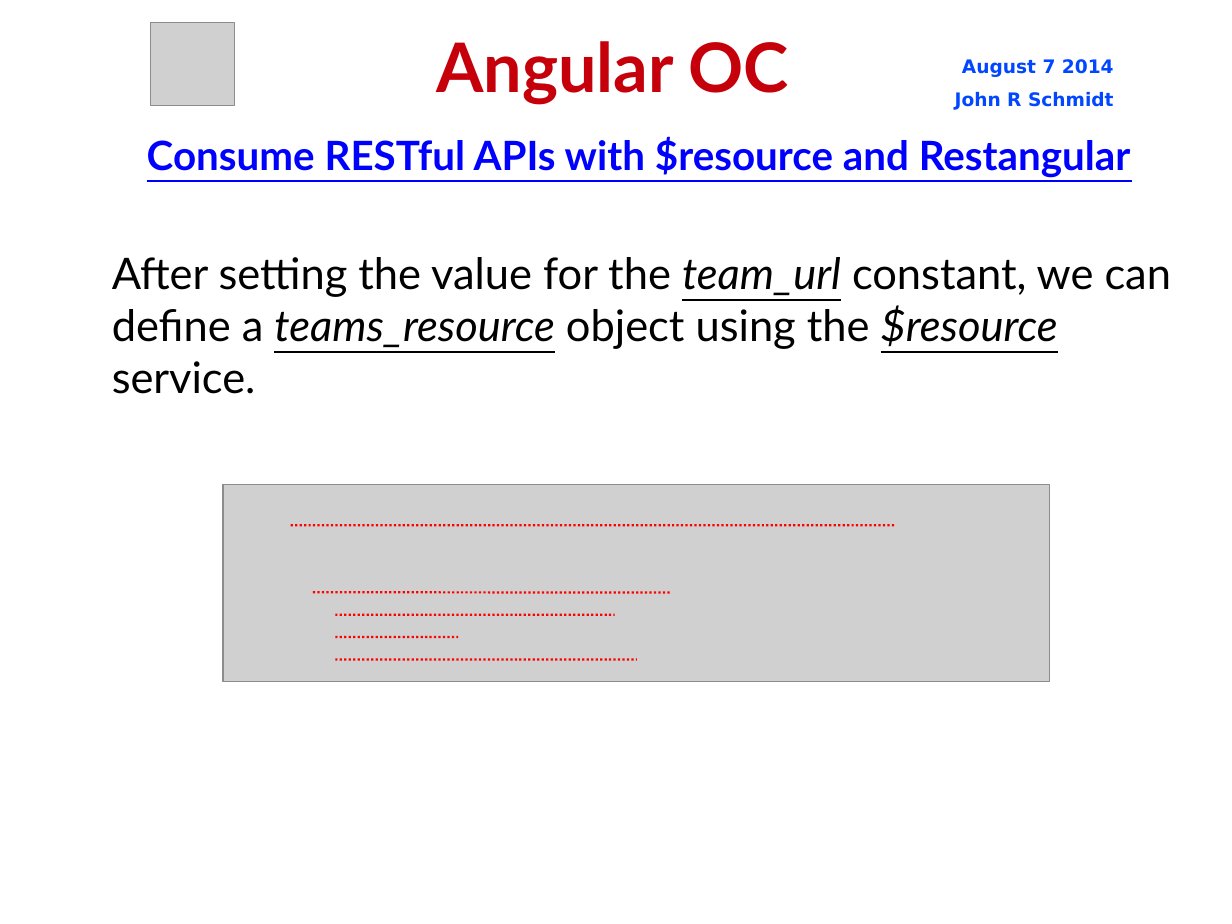
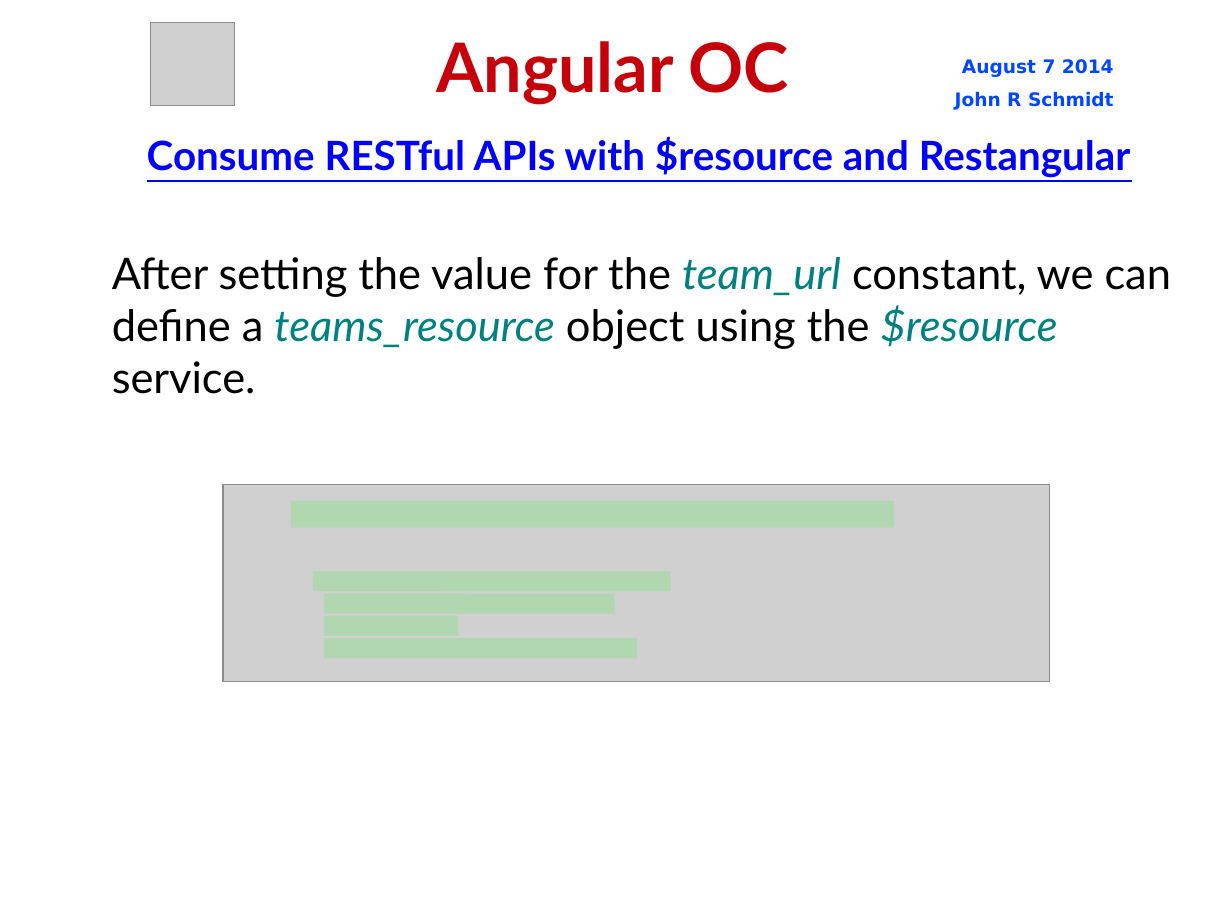
Before and after one commit to jrschmidt/fifa-angular-rest-demo, a slide deck: slide 28 of fifa.odp. Drawn at 1232x924 pixels with LibreOffice and Linux fonts; fonts in the diff are those of the drawing; grey boxes stand for pictures; background and template pictures are left out. Boxes give left, top, right and bottom in pixels: in the first picture for what was removed or moved away, otherwise in the second. Text is boxed around its words. In the diff, an @@ line names an element or a change of style, - is before the commit and + after.

Commit message:
change styles for some elements in the presentation

```diff
--- a/fifa.odp
+++ b/fifa.odp
@@ subtitle "After setting the value for ..." at [112,257,1172,394]: text colour #000000 to #008080, underline off in "team_url teams_resource $resource" @@
@@ line moved from (291, 525) - (894, 525) to (291, 514) - (894, 514) @@
@@ line (291, 514) - (894, 514): stroke #FF0000 1.45 pt to #00FF00 17.29 pt @@
@@ line moved from (313, 593) - (671, 593) to (313, 581) - (671, 581) @@
@@ line (313, 581) - (671, 581): stroke #FF0000 1.45 pt to #00FF00 12.95 pt @@
@@ line moved from (335, 615) - (615, 615) to (324, 604) - (615, 604) @@
@@ line (324, 604) - (615, 604): stroke #FF0000 1.45 pt to #00FF00 12.95 pt @@
@@ line moved from (335, 637) - (458, 637) to (324, 626) - (458, 626) @@
@@ line (324, 626) - (458, 626): stroke #FF0000 1.45 pt to #00FF00 12.95 pt @@
@@ line moved from (335, 660) - (637, 660) to (324, 648) - (637, 648) @@
@@ line (324, 648) - (637, 648): stroke #FF0000 1.45 pt to #00FF00 12.95 pt @@
```
Also in this commit, not shown: 15 other slides changed.
